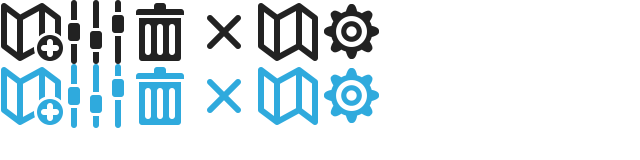
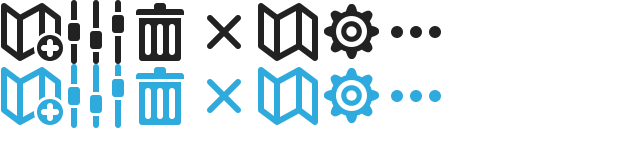
Layered file, before and after one edit (640x160). Changes by layer:
added layer "more" (1st of 2, in "Inactive") in group "Inactive" over [left=391, top=26, right=441, bottom=38]
added layer "more" (2nd of 2, in "Active") in group "Active" over [left=391, top=90, right=441, bottom=102]
